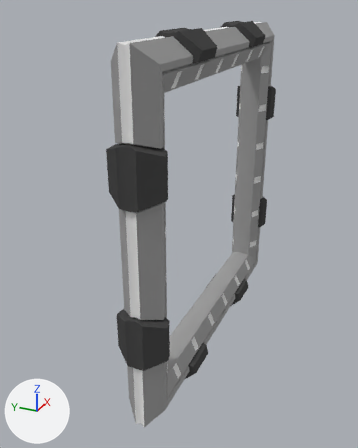
The Blender file TwoButtonGame/Assets/Stuff/Waypoints/Models/WaypointSquareL.blend: old version first, new version second.
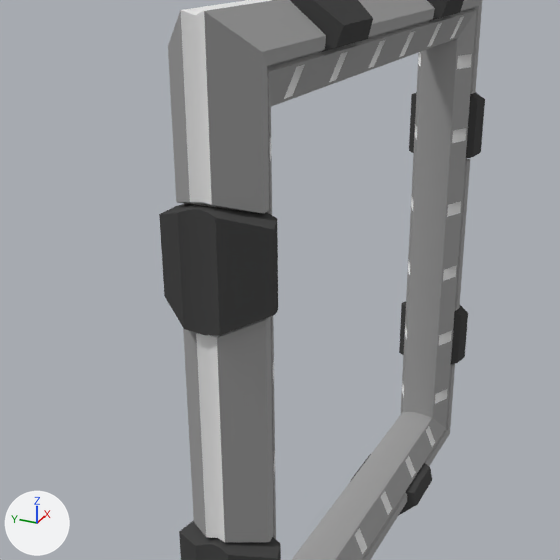
Each version is shown whole from a 50 mm lens placed at (-19.62, -7.32, 8.21), pointed at (-1.51, 0.83, -0.85), then close up on the part from 6% to 88% of the width and 8% to 73% of the height. Lighting does not change. The marker at lower left points along +X, +Y and +Z.

The older version as bpy lines, for what is in view:
```python
me_cube = bpy.data.meshes.new('Cube')
me_cube.from_pydata(...)  # 72 vertices, 61 faces; spans x 0.0..7.07, y 5.38..7.22, z 0.0..1.04
me_cube.polygons.foreach_set('use_smooth', [True] * 61)
# faces by material slot: [28, 14, 19]
me_cube.materials.append(mat_material)  # grey #a1a1a1
me_cube.materials.append(mat_material_002)  # dark grey #4b4b4b
me_cube.materials.append(mat_material_001)  # white #ececec
ob_gate2 = bpy.data.objects.new('Gate2', me_cube)
ob_gate2.location = (0.0, 0.0, 0.0)
ob_gate2.rotation_euler = (1.571, 0.0, 0.0)  # degrees (90, 0, 0)
_m = ob_gate2.modifiers.new('Mirror.001', 'MIRROR')
_m.use_clip = True
_m.mirror_object = ob_empty
_m = ob_gate2.modifiers.new('Mirror', 'MIRROR')
_m.use_axis = (True, True, True)
_m.use_clip = True
_m = ob_gate2.modifiers.new('EdgeSplit', 'EDGE_SPLIT')
_m.use_edge_angle = False
```
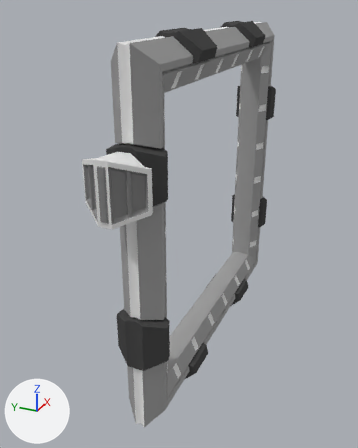
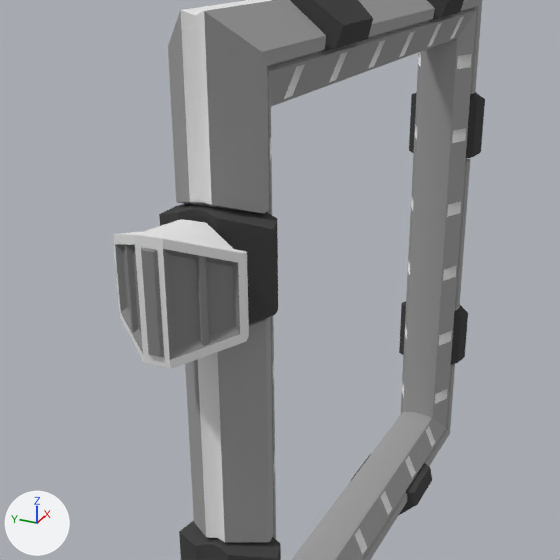
What differs and where, as boxes [x1, y1, x2, y2] in the close-ups (560 x 560 px):
'GateEngine', added: after [113, 219, 249, 369]
    faces in mat_material_003 (grey #888888): [147, 248, 240, 360]
    faces in mat_material_004 (white #e7e7e7): [113, 219, 249, 369]
    faces in mat_material_005 (grey #888888): [115, 244, 154, 356]

The change, as a list of edits to the scene's bpy script:
```text
Add mat_material_003:
    mat_material_003 = diffuse_material('Material.003')
    mat_material_003.base_color = (0.246, 0.246, 0.246)  # grey #888888
Add mat_material_005:
    mat_material_005 = diffuse_material('Material.005')
    mat_material_005.base_color = (0.246, 0.246, 0.246)  # grey #888888
Add mat_material_004:
    mat_material_004 = diffuse_material('Material.004')
    mat_material_004.base_color = (0.8, 0.8, 0.8)  # white #e7e7e7
Add me_cube_001:
    me_cube_001.from_pydata(...)  # 84 vertices, 66 faces; spans x -1.06..0.26, y -1.14..1.14, z -1.02..1.02
    # faces by material slot: [42, 12, 12]
    me_cube_001.materials.append(mat_material_004)  # white #e7e7e7
    me_cube_001.materials.append(mat_material_003)  # grey #888888
    me_cube_001.materials.append(mat_material_005)  # grey #888888
Add ob_gateengine:
    ob_gateengine = bpy.data.objects.new('GateEngine', me_cube_001)
    ob_gateengine.location = (-7.58, 0.0, 3.13)
    _m = ob_gateengine.modifiers.new('EdgeSplit', 'EDGE_SPLIT')
    _m.use_edge_angle = False
```
